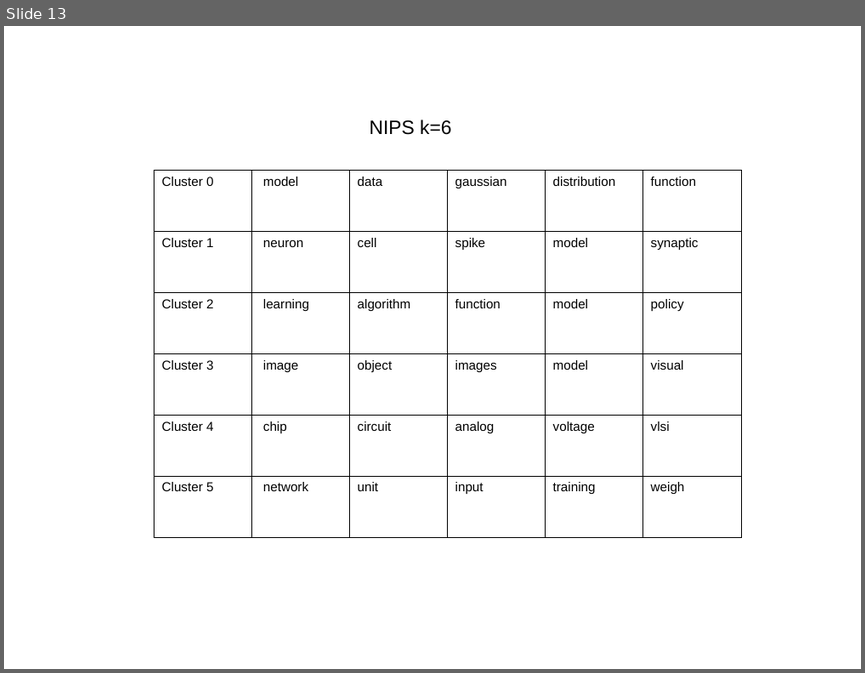
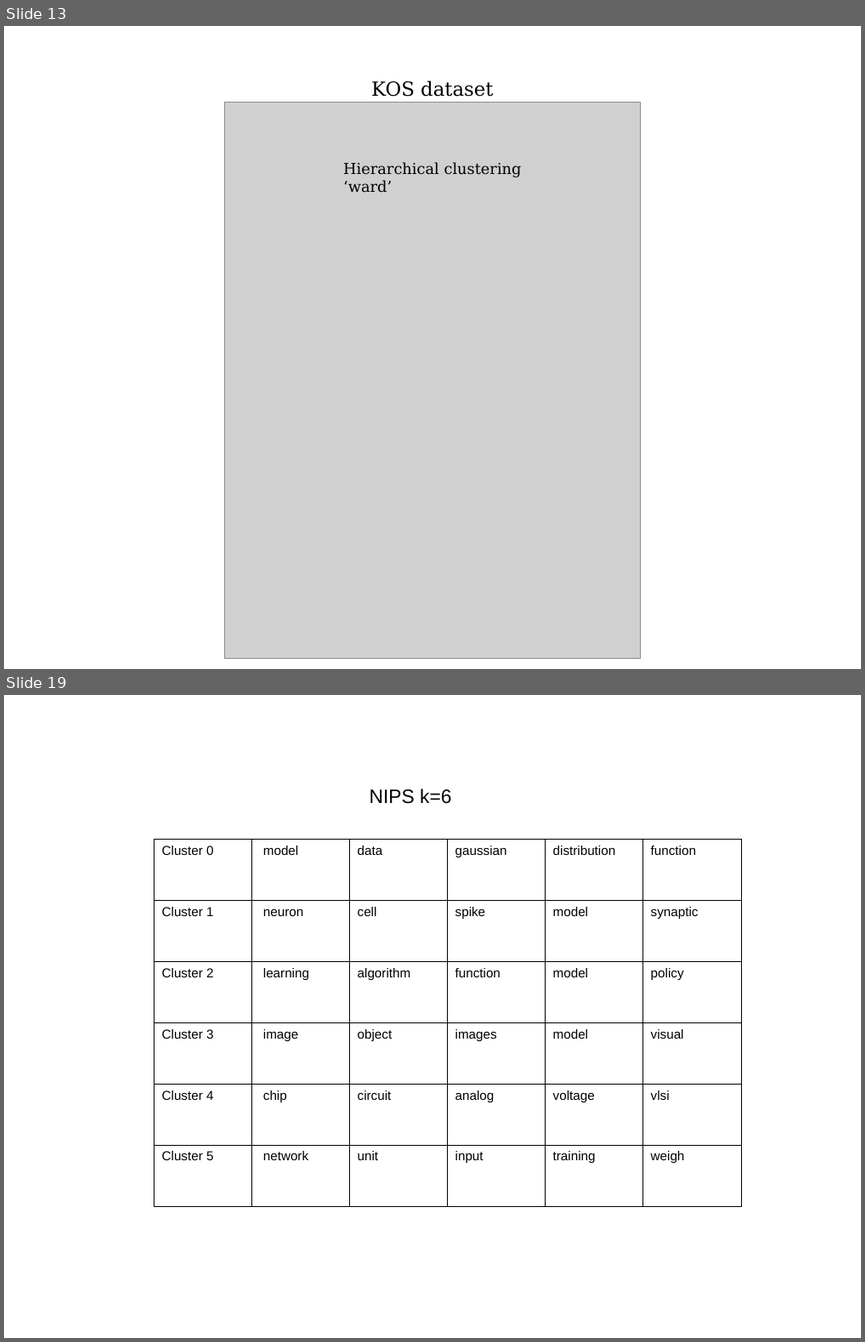
Before and after one commit to vitalv/doc-clustering-topic-modeling, a slide deck: doc-clustering-topic-modeling.odp. Shown one above the other, each under a label of ours: slide 13 before the commit, slides 13 and 19 after it; the slides between them are not shown. The pictures are 865x673 and 865x1342 pixels, drawn with LibreOffice and Linux fonts; fonts in the diff are those of the drawing; grey boxes stand for pictures. Boxes give left, top, right and bottom in pixels: in the first picture for what was removed or moved away, otherwise in the second. Text is boxed around its words. In the diff, an @@ line names an element or a change of style, - is before the commit and + after.

```diff
--- a/doc-clustering-topic-modeling.odp
+++ b/doc-clustering-topic-modeling.odp
@@ slide 13 added at (4, 26, 861, 669), background #FFFFFF @@
@@ picture added at (225, 102, 641, 658) @@
@@ text added at (371, 80, 493, 97), 18 pt, text #000000 @@
+KOS dataset
@@ text added at (343, 162, 522, 193), 14 pt, text #000000 @@
+Hierarchical clustering
+‘ward’
@@ what was slide 13 is now slide 19 @@
```
Also in this commit, not shown: 2 slides changed, 9 other slides added, 4 slides removed, 5 other files.
